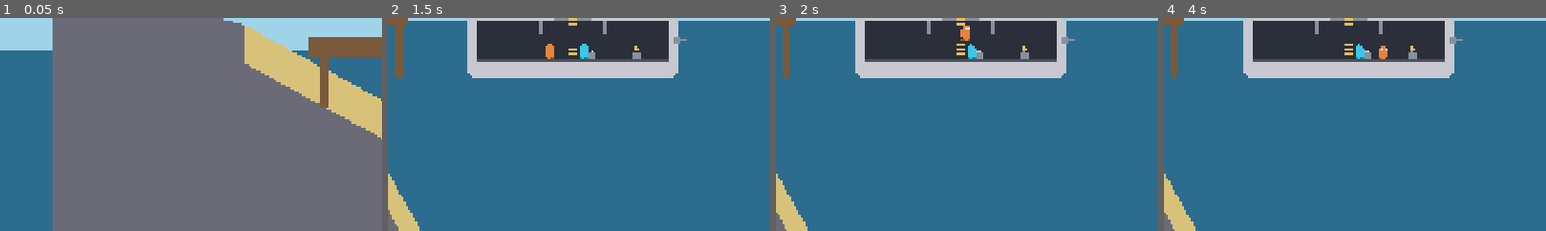
Above: before the commit, frames 1-4 (left to right).
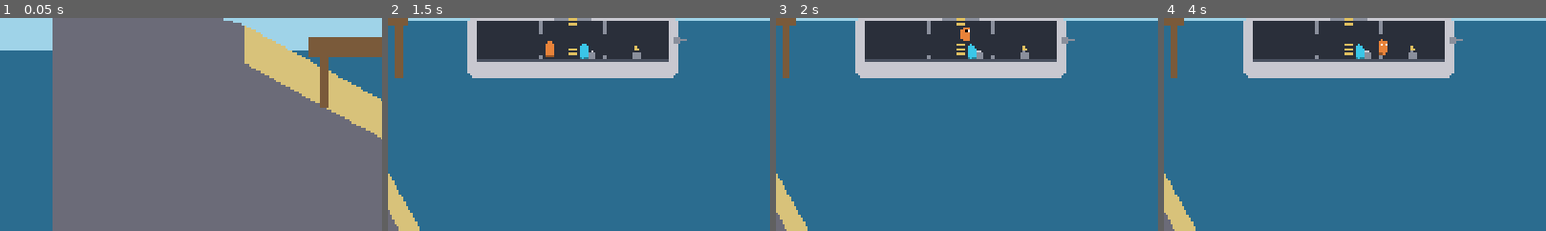
Above: after the commit, the same moments.

Repository: SnirNehemia/deeper
Game: Godot game, scene res://scenes/world.tscn
Same seed, same stepped clock (60 frames per second), same inputs: the game is played once before the commit and once after it.
Inputs:
- Up to frame 1 (0.05 s): no input
- Up to frame 2 (1.5 s): tap Enter at 0.5 s; hold D from 0.53 s (still down); tap W at 0.6, 0.77, 1.07 s; tap E at 1.35 s
- Up to frame 3 (2 s): keep holding D; tap W at 1.52, 1.55, 1.82 s
- Up to frame 4 (4 s): release D at 2.03 s; hold A 2.03-2.78 s; tap Q at 2.1 s; tap W at 2.3, 3.02, 3.05, 3.32, 3.77, 3.8 s; tap Space at 2.75 s; hold D from 2.78 s (still down); tap Shift at 2.85 s; tap Enter at 3.6 s
The pictures show only the part of the screen within x 26-76%, y 40-90%; the shares and areas given below are measured in that part.

Frame 1 is identical in both runs. In frame 2, 0.1% of the frame differs, in the area x 39-58%, y 10-20%; in frame 3, 0.1%; in frame 4, 0.2%, in the area x 39-59%, y 9-20%.

Commit message:
M2 playtest #1 (pass 2): tower respawn, door-step hops, colour/size breach tiers, lower water lip 0.5->0.125m, lock jump-in-deep-water test

Diff:
--- a/autoload/game_feel.gd
+++ b/autoload/game_feel.gd
@@ -96,9 +96,10 @@
 	var repair_time: float = 3.0
 	## How close (m) a crew must stand to a breach to repair it.
 	var repair_range_m: float = 1.2
-	## Height of the floor sill at each doorway (m): water pools in a room and
-	## only spills to a neighbour once it rises above this lip (playtest #3).
-	var door_sill_m: float = 0.5
+	## Height of the water overflow lip at each doorway (m): water pools in a
+	## room and only spills to a neighbour once it rises above this lip
+	## (playtest #3; lowered 75% in playtest #2 from 0.5 to 0.125).
+	var door_sill_m: float = 0.125
 	## Main rooms are 3 m tall — used to convert door_sill_m to a level fraction.
 	var room_height_m: float = 3.0
 	## Extra downward acceleration (m/s^2) applied at 100% total fill (weighted
--- a/scripts/crew/crew.gd
+++ b/scripts/crew/crew.gd
@@ -250,8 +250,10 @@
 func _respawn() -> void:
 	is_dead = false
 	air_seconds = GameFeel.water.air_time
-	# Back on your feet in the helm room (just aft of the helm seat).
-	position = Vector2(Sub.HELM_X - 1.5 * GameFeel.PIXELS_PER_METER, Sub.HELM_SEAT_Y)
+	# Back on your feet up in the conning tower (playtest #2) — the safest,
+	# last-to-flood spot. Stand beside the ladder on the conning deck.
+	position = Vector2(Sub.CONN_HALF * 0.5,
+		Sub.DECK_Y - PlaceholderArt.CREW_HEIGHT_M * GameFeel.PIXELS_PER_METER * 0.5)
 	velocity = Vector2.ZERO
 	collision_layer = Layers.CREW
 	collision_mask = _MASK_FOOT
--- a/scripts/placeholder_art.gd
+++ b/scripts/placeholder_art.gd
@@ -20,7 +20,12 @@
 const SUB_FLOOR := Color("4a5160")        ## floor deck highlight
 const LADDER_COLOR := Color("e0c060")     ## ladder rails/rungs
 const INTERIOR_WATER := Color(0.16, 0.42, 0.58, 0.75)  ## flooding water in a room
-const BREACH_COLOR := Color("ff8c3a")     ## hull breach spark/spray + danger alerts
+const BREACH_COLOR := Color("ff8c3a")     ## generic danger hue (alert flash)
+# Breach severity tiers (playtest #3): distinct colour + size so the crew can
+# tell at a glance which leak to patch first. A danger gradient yellow->red.
+const BREACH_SMALL := Color("f5d020")     ## slow drip (yellow)
+const BREACH_MED := Color("ff8c3a")       ## steady leak (orange)
+const BREACH_BIG := Color("ff3030")       ## gusher (red)
 
 # --- Fauna ---
 const FISH_COLOR := Color("7a4ae8")       ## chunky territorial fish (purple)
--- a/scripts/sub/breach.gd
+++ b/scripts/sub/breach.gd
@@ -26,23 +26,50 @@
 	queue_redraw()
 
 func _draw() -> void:
-	var c := PlaceholderArt.BREACH_COLOR
+	# Colour + size scale by severity tier so the worst leak stands out
+	# (playtest #3): yellow/small drip, orange/medium, red/big gusher.
+	var c := _tier_color()
+	var s := _tier_scale()
 	# Spray: a small fan of streaks bursting inward from the breach point,
 	# jittering with time so it reads as live water/sparks.
 	var t := Time.get_ticks_msec() / 1000.0
 	for i in 5:
 		var ang := -PI * 0.5 + (i - 2) * 0.35 + sin(t * 7.0 + i) * 0.1
-		var len := 14.0 + 6.0 * sin(t * 11.0 + i * 2.0)
+		var len := (14.0 + 6.0 * sin(t * 11.0 + i * 2.0)) * s
 		draw_line(Vector2.ZERO, Vector2.from_angle(ang) * len, c, 3.0)
 	# Core spark.
-	draw_circle(Vector2.ZERO, 5.0, Color.WHITE)
-	draw_circle(Vector2.ZERO, 8.0, Color(c, 0.6))
+	draw_circle(Vector2.ZERO, 5.0 * s, Color.WHITE)
+	draw_circle(Vector2.ZERO, 8.0 * s, Color(c, 0.6))
 
 	# Fresh-breach warning blink: a pulsing ring for the first few seconds.
 	if _age < _WARN_TIME and fmod(_age, 0.4) < 0.25:
-		draw_arc(Vector2.ZERO, 18.0, 0.0, TAU, 24, c, 3.0)
+		draw_arc(Vector2.ZERO, 18.0 * s, 0.0, TAU, 24, c, 3.0)
 
 	# Repair progress arc (Module D): fills clockwise as the patch completes.
 	if repair_progress > 0.0:
-		draw_arc(Vector2.ZERO, 24.0, -PI * 0.5, -PI * 0.5 + TAU * repair_progress,
+		draw_arc(Vector2.ZERO, 24.0 * s, -PI * 0.5, -PI * 0.5 + TAU * repair_progress,
 			24, Color.WHITE, 4.0)
+
+## Severity tier from the leak rate, vs the GameFeel tier values (drip-tier
+## fish bites read as "small"). Returned as colour + draw-scale helpers.
+func _tier() -> int:
+	var w: GameFeel.WaterFeel = GameFeel.water
+	var big_threshold := (w.leak_rate_mid + w.leak_rate_max) * 0.5
+	var mid_threshold := (w.leak_rate_min + w.leak_rate_mid) * 0.5
+	if leak_rate >= big_threshold:
+		return 2
+	elif leak_rate >= mid_threshold:
+		return 1
+	return 0
+
+func _tier_color() -> Color:
+	match _tier():
+		2: return PlaceholderArt.BREACH_BIG
+		1: return PlaceholderArt.BREACH_MED
+		_: return PlaceholderArt.BREACH_SMALL
+
+func _tier_scale() -> float:
+	match _tier():
+		2: return 1.5
+		1: return 1.1
+		_: return 0.75
--- a/scripts/sub/sub.gd
+++ b/scripts/sub/sub.gd
@@ -31,6 +31,10 @@
 
 # Divider x positions between the three rooms.
 const DIV_X := ROOM_W * 0.5   # 120
+
+# A low step on the floor in each doorway: crew must do a small hop to cross
+# between rooms (playtest #2). Kept well under jump height.
+const DOOR_STEP_H := 0.3 * PPM  # ~14 px
 
 ## Water "rooms": engine (0), middle (1), helm (2), conning area (3).
 const ROOM_COUNT := 4
@@ -399,6 +403,11 @@
 	_add_static(Vector2(-DIV_X, header_y), Vector2(WALL_T, header_h))
 	_add_static(Vector2(DIV_X, header_y), Vector2(WALL_T, header_h))
 
+	# Door steps: a low lip on the floor at each doorway so crew hop between
+	# rooms (playtest #2). Sits on the floor (top at -DOOR_STEP_H).
+	_add_static(Vector2(-DIV_X, -DOOR_STEP_H * 0.5), Vector2(WALL_T, DOOR_STEP_H))
+	_add_static(Vector2(DIV_X, -DOOR_STEP_H * 0.5), Vector2(WALL_T, DOOR_STEP_H))
+
 	# Conning area walls and ceiling, sitting on the middle ceiling segments.
 	var deck_y := CEIL_Y - WALL_T              # top of the ceiling segments
 	var conn_ceil_y := deck_y - 2.0 * PPM      # 2 m of headroom in the conning area
--- a/scripts/sub/sub_visual.gd
+++ b/scripts/sub/sub_visual.gd
@@ -37,6 +37,9 @@
 	var header_h := Sub.ROOM_H - Sub.DOOR_H
 	for sx in [-Sub.DIV_X, Sub.DIV_X]:
 		draw_rect(Rect2(sx - Sub.WALL_T * 0.5, Sub.CEIL_Y, Sub.WALL_T, header_h),
+			PlaceholderArt.SUB_STRUCTURE)
+		# Door step on the floor (the little lip crew hop over).
+		draw_rect(Rect2(sx - Sub.WALL_T * 0.5, -Sub.DOOR_STEP_H, Sub.WALL_T, Sub.DOOR_STEP_H),
 			PlaceholderArt.SUB_STRUCTURE)
 
 	# Conning deck (structure) across the conning floor, including the hatch.
--- a/tests/capture_m2.gd
+++ b/tests/capture_m2.gd
@@ -14,13 +14,11 @@
 	for i in 30:
 		await get_tree().physics_frame
 
-	# Drive so the hull pitches — confirms breaches + gun tilt with it (#8).
-	sub.drive_input = Vector2(1, 0)
-	# Flood + breach so the water rects, spray marker, and gauge show. A breach
-	# on the bow wall makes the tilt obvious.
-	sub.water_levels = [0.55, 0.3, 0.1, 0.0]
-	sub.spawn_breach(0, GameFeel.water.leak_rate_max)
-	sub.spawn_breach(2, GameFeel.water.leak_rate_mid, Vector2(Sub.HALF_W - 20.0, -90.0))
+	# Flood + breaches of all three tiers so the colour/size difference shows.
+	sub.water_levels = [0.45, 0.25, 0.1, 0.0]
+	sub.spawn_breach(0, GameFeel.water.leak_rate_max, Vector2(-Sub.HALF_W + 30.0, -70.0))  # red/big
+	sub.spawn_breach(1, GameFeel.water.leak_rate_mid, Vector2(-30.0, -70.0))               # orange/med
+	sub.spawn_breach(2, GameFeel.water.leak_rate_min, Vector2(Sub.HALF_W - 30.0, -70.0))   # yellow/small
 
 	var p1 := Crew.new()
 	p1.player_index = 99
@@ -56,7 +54,7 @@
 	await _capture()
 
 func _capture() -> void:
-	for i in 120:  # let it build up speed so the pitch tilt is visible
+	for i in 30:
 		await get_tree().physics_frame
 	await RenderingServer.frame_post_draw
 	var img := get_viewport().get_texture().get_image()
--- a/tests/test_damage.gd
+++ b/tests/test_damage.gd
@@ -64,10 +64,20 @@
 	sub.register_impact(6.0, sub.global_position)
 	_check(sub.breaches.size() == 3, "three impacts made three breaches")
 
-	var r_soft: float = sub.breaches[0].leak_rate
-	var r_mid: float = sub.breaches[1].leak_rate
-	var r_hard: float = sub.breaches[2].leak_rate
-	_check(r_soft < r_mid and r_mid < r_hard, "leak rate grows with impact speed")
+	var soft: Breach = sub.breaches[0]
+	var mid: Breach = sub.breaches[1]
+	var hard: Breach = sub.breaches[2]
+	_check(soft.leak_rate < mid.leak_rate and mid.leak_rate < hard.leak_rate,
+		"leak rate grows with impact speed")
+	# Each tier reads as a distinct colour + size (playtest #3).
+	_check(soft._tier_color() != mid._tier_color()
+		and mid._tier_color() != hard._tier_color(),
+		"small/medium/big breaches are different colours")
+	_check(soft._tier_scale() < mid._tier_scale()
+		and mid._tier_scale() < hard._tier_scale(),
+		"small/medium/big breaches are different sizes")
+	var r_soft: float = soft.leak_rate
+	var r_hard: float = hard.leak_rate
 	_check(absf(r_hard - GameFeel.water.leak_rate_max) < 0.001,
 		"full-speed ram gives the worst leak rate")
 	_check(r_soft >= GameFeel.water.leak_rate_min - 0.001,
--- a/tests/test_drowning.gd
+++ b/tests/test_drowning.gd
@@ -75,7 +75,7 @@
 	await _seconds(1.4)
 	_check(not victim.is_dead, "victim respawns after the delay")
 	_check(victim._visual.visible, "respawned crew is visible again")
-	_check(sub.room_index_at(victim.position) == 2, "respawn lands in the helm room")
+	_check(sub.room_index_at(victim.position) == 3, "respawn lands in the conning tower")
 	_check(victim.air_seconds >= GameFeel.water.air_time - 0.1, "respawn restores full air")
 	_check(not buddy.is_dead, "buddy still fine after the respawn")
 
--- a/tests/test_fish.gd
+++ b/tests/test_fish.gd
@@ -63,11 +63,17 @@
 	var d1 := fish.global_position.distance_to(sub.global_position)
 	_check(d1 < d0, "chasing fish closes the distance")
 
-	# Sub leaves: the fish breaks off and swims home.
+	# Sub leaves: the fish breaks off and swims home. (It may finish a bite's
+	# RECOVER circling first, so wait for it to disengage rather than checking a
+	# fixed frame.)
 	sub.global_position = fish.home + Vector2(40.0 * _ppm(), 0)
-	await _frames(30)
-	_check(fish.state == Fish.State.RETURN or fish.state == Fish.State.PATROL,
-		"fish breaks off when the sub leaves the territory")
+	var broke_off := false
+	for i in 300:
+		await get_tree().physics_frame
+		if fish.state == Fish.State.RETURN or fish.state == Fish.State.PATROL:
+			broke_off = true
+			break
+	_check(broke_off, "fish breaks off when the sub leaves the territory")
 	var made_it_home := false
 	for i in 900:  # up to 15s — plenty at 2 m/s, then it resumes patrolling
 		await get_tree().physics_frame
--- a/tests/test_station_flood.gd
+++ b/tests/test_station_flood.gd
@@ -14,6 +14,7 @@
 	await _test_flooded_helm_ejects()
 	await _test_swim_dampening()
 	await _test_feet_vs_waist()
+	await _test_jump_reduced_when_deep()
 
 	if _failures == 0:
 		print("STATION FLOOD TESTS PASSED")
@@ -139,3 +140,57 @@
 	sub.queue_free()
 	await _frames(2)
 	GameFeel.water.drain_rate = 1.0 / 12.0  # restore for any later runs
+
+## Playtest #4: the jump only shrinks once water covers more than half the
+## crew's height (i.e. the waist/centre is underwater) — a shallow puddle
+## doesn't sap it, but waist-deep water does.
+func _test_jump_reduced_when_deep() -> void:
+	print("[deep water saps the jump]")
+	GameFeel.water.drain_rate = 0.0
+
+	# Dry crew (reference jump).
+	var dry_sub := Sub.new()
+	add_child(dry_sub)
+	var dry_crew := Crew.new()
+	dry_crew.player_index = 0
+	dry_crew.position = Vector2(-Sub.HALF_W + Sub.ROOM_W * 0.5, -60)
+	dry_sub.add_child(dry_crew)
+
+	# Wet crew, waist-deep (0.7 > half height).
+	var wet_sub := Sub.new()
+	wet_sub.position = Vector2(6000, 0)
+	add_child(wet_sub)
+	wet_sub.water_levels[0] = 0.7
+	var wet_crew := Crew.new()
+	wet_crew.player_index = 1
+	wet_crew.position = Vector2(-Sub.HALF_W + Sub.ROOM_W * 0.5, -60)
+	wet_sub.add_child(wet_crew)
+
+	await _frames(20)  # settle on the floor
+	_check(wet_crew.is_submerged(), "waist-deep water submerges the crew (>half height)")
+	_check(not dry_crew.is_submerged(), "the dry crew is not submerged")
+	var dry_y0: float = dry_crew.position.y
+	var wet_y0: float = wet_crew.position.y
+
+	# Both jump.
+	_press(KEY_W)   # P1 jump
+	_press(KEY_UP)  # P2 jump
+	await _frames(2)
+	_release(KEY_W)
+	_release(KEY_UP)
+
+	# Track the highest point each reaches (smallest y).
+	var dry_peak: float = dry_y0
+	var wet_peak: float = wet_y0
+	for i in 45:
+		await get_tree().physics_frame
+		dry_peak = minf(dry_peak, dry_crew.position.y)
+		wet_peak = minf(wet_peak, wet_crew.position.y)
+	var dry_rise: float = dry_y0 - dry_peak
+	var wet_rise: float = wet_y0 - wet_peak
+	_check(wet_rise < dry_rise * 0.7, "submerged jump rises far less than a dry jump")
+
+	dry_sub.queue_free()
+	wet_sub.queue_free()
+	await _frames(2)
+	GameFeel.water.drain_rate = 1.0 / 12.0
--- a/tests/test_sub.gd
+++ b/tests/test_sub.gd
@@ -68,12 +68,18 @@
 	await _frames(90)
 	_check(crew.is_on_floor(), "crew lands on the sub floor")
 
-	# Run all the way right through both doorways into the helm room.
+	# Run right through both doorways into the helm room, hopping the door steps
+	# (playtest #2): pulse a jump every so often while running.
 	_press(KEY_D)
-	await _frames(150)
+	for i in 240:
+		if i % 25 == 0:
+			_press(KEY_W)
+		elif i % 25 == 3:
+			_release(KEY_W)
+		await get_tree().physics_frame
 	_release(KEY_D)
-	_check(crew.position.x > Sub.DIV_X + 20.0, "crew ran through doorways into the helm room")
-	_check(crew.is_on_floor(), "crew still on the floor after the run")
+	_release(KEY_W)
+	_check(crew.position.x > Sub.DIV_X + 20.0, "crew hops the door steps into the helm room")
 
 	# Back to the ladder column and climb up.
 	_press(KEY_A)
Not shown, changed: DECISIONS.md
Not shown, changed: PLAYTEST_LOG.md
Not shown, changed: STATUS.md
